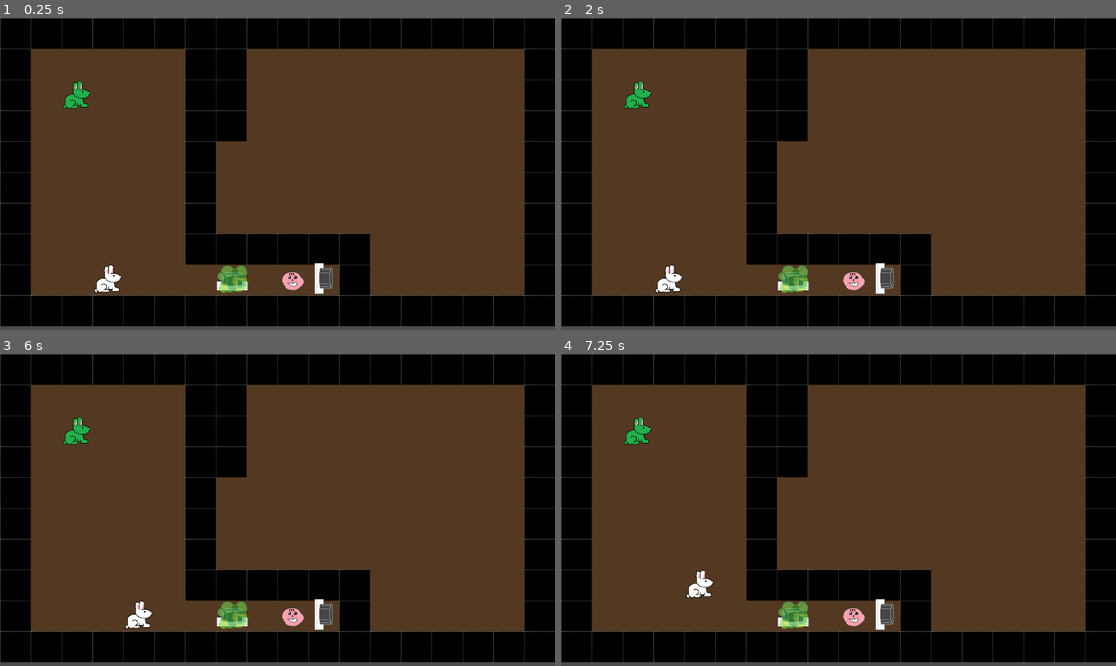
Above: before the commit, frames 1-4 (two rows, left to right).
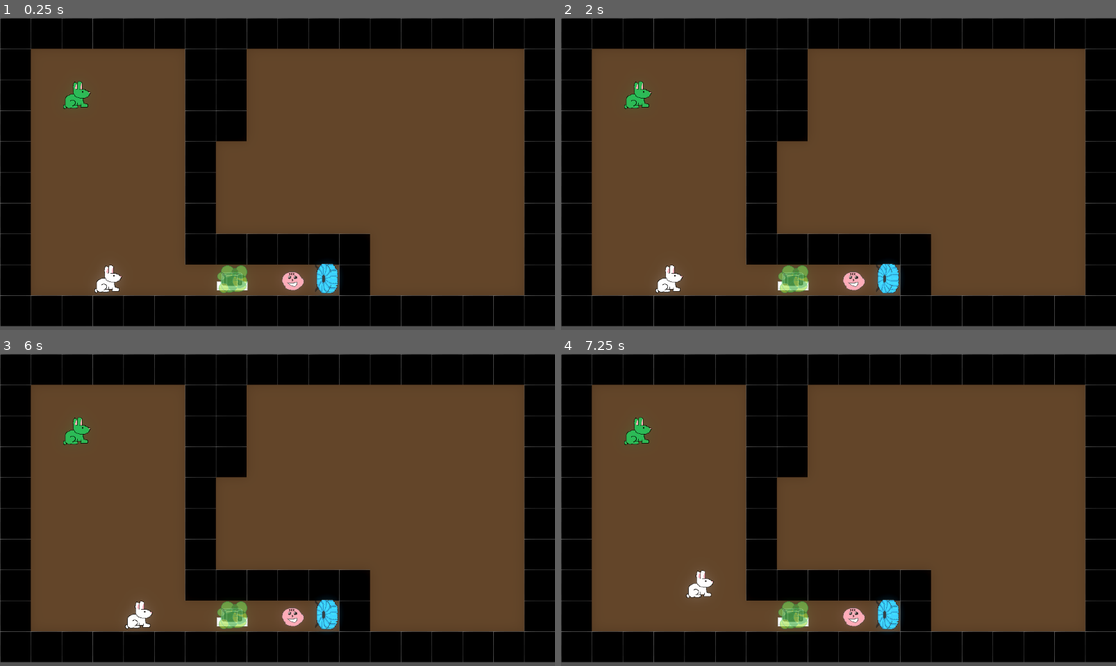
Above: after the commit, the same moments.

Repository: pbagnoud/minijam181
Game: Godot game, scene res://scenes/level2.tscn
The game is run twice, just before and just after one commit, with the same random seed, the same clock (stepped at 60 frames per second) and the same inputs. This scene is started directly instead of the project's main scene.
Inputs:
- Up to frame 1 (0.25 s): no input
- Up to frame 2 (2 s): tap Enter at 0.5 s; hold Right (ui_right) 0.53-1.28 s; tap Space (Switch) at 0.6, 1.35 s; tap R (Reset) at 1.25 s; hold Down (ui_down) from 1.28 s (still down)
- Up to frame 3 (6 s): tap R (Reset) every 0.75 s from 2 to 4.25 s; release Down (ui_down) at 2.03 s; hold Right (ui_right) 2.03-2.78 s; tap Space (Switch) every 0.75 s from 2.1 to 5.85 s; hold Up (ui_up) 2.78-3.53 s; hold Left (ui_left) 3.53-5.03 s; hold Down (ui_down) 5.03-5.78 s; hold Right (ui_right) from 5.78 s (still down)
- Up to frame 4 (7.25 s): release Right (ui_right) at 6.53 s; hold Up (ui_up) from 6.53 s (still down); tap Space (Switch) at 6.6 s

The runs differ from the first frame. In frame 1, 0.5% of the frame differs, in the area x 12-62%, y 22-89%; in frame 2, 0.5%; in frame 3, 0.5%; in frame 4, 0.5%.
Error in both runs: Invalid access of index '0' on a base object of type: 'Array'. (res://scripts/player.gd:42)

Commit message:
Update fan sprite

Diff:
--- a/minijam181/scenes/fan.tscn
+++ b/minijam181/scenes/fan.tscn
@@ -1,7 +1,34 @@
-[gd_scene load_steps=4 format=3 uid="uid://dlovau8cwlqb1"]
+[gd_scene load_steps=8 format=3 uid="uid://bwxwvxm0ughfa"]
 
-[ext_resource type="Script" uid="uid://iiwdv43ys6ig" path="res://scripts/fan.gd" id="1_ib1wi"]
+[ext_resource type="Script" path="res://scripts/fan.gd" id="1_ib1wi"]
+[ext_resource type="Texture2D" uid="uid://31x4r26ah85n" path="res://assets/Fan 1.png" id="2_05mpp"]
 [ext_resource type="Texture2D" uid="uid://ds7d5lyencg44" path="res://assets/button_unpressed_placeholder.png" id="2_ib1wi"]
+[ext_resource type="Texture2D" uid="uid://bbul4wnj57jue" path="res://assets/Fan 2.png" id="3_01qld"]
+
+[sub_resource type="SpriteFrames" id="SpriteFrames_4wrgw"]
+animations = [{
+"frames": [{
+"duration": 1.0,
+"texture": ExtResource("2_05mpp")
+}, {
+"duration": 1.0,
+"texture": ExtResource("3_01qld")
+}],
+"loop": true,
+"name": &"default",
+"speed": 19.0
+}]
+
+[sub_resource type="Environment" id="Environment_b17ye"]
+background_mode = 3
+ssao_enabled = true
+glow_enabled = true
+glow_intensity = 1.22
+glow_strength = 0.7
+glow_bloom = 0.22
+glow_blend_mode = 1
+glow_hdr_threshold = 0.39
+glow_map_strength = 0.0
 
 [sub_resource type="RectangleShape2D" id="RectangleShape2D_05mpp"]
 size = Vector2(62, 49)
@@ -9,7 +36,19 @@
 [node name="Node2D" type="StaticBody2D"]
 script = ExtResource("1_ib1wi")
 
+[node name="Fans_sprite" type="AnimatedSprite2D" parent="."]
+modulate = Color(1, 1, 1.26, 1)
+position = Vector2(7.62939e-06, -5)
+rotation = 4.71239
+scale = Vector2(0.949997, 0.921742)
+sprite_frames = SubResource("SpriteFrames_4wrgw")
+autoplay = "default"
+
+[node name="WorldEnvironment" type="WorldEnvironment" parent="Fans_sprite"]
+environment = SubResource("Environment_b17ye")
+
 [node name="FanSprite" type="Sprite2D" parent="."]
+visible = false
 texture = ExtResource("2_ib1wi")
 
 [node name="FanCollision" type="CollisionShape2D" parent="."]
